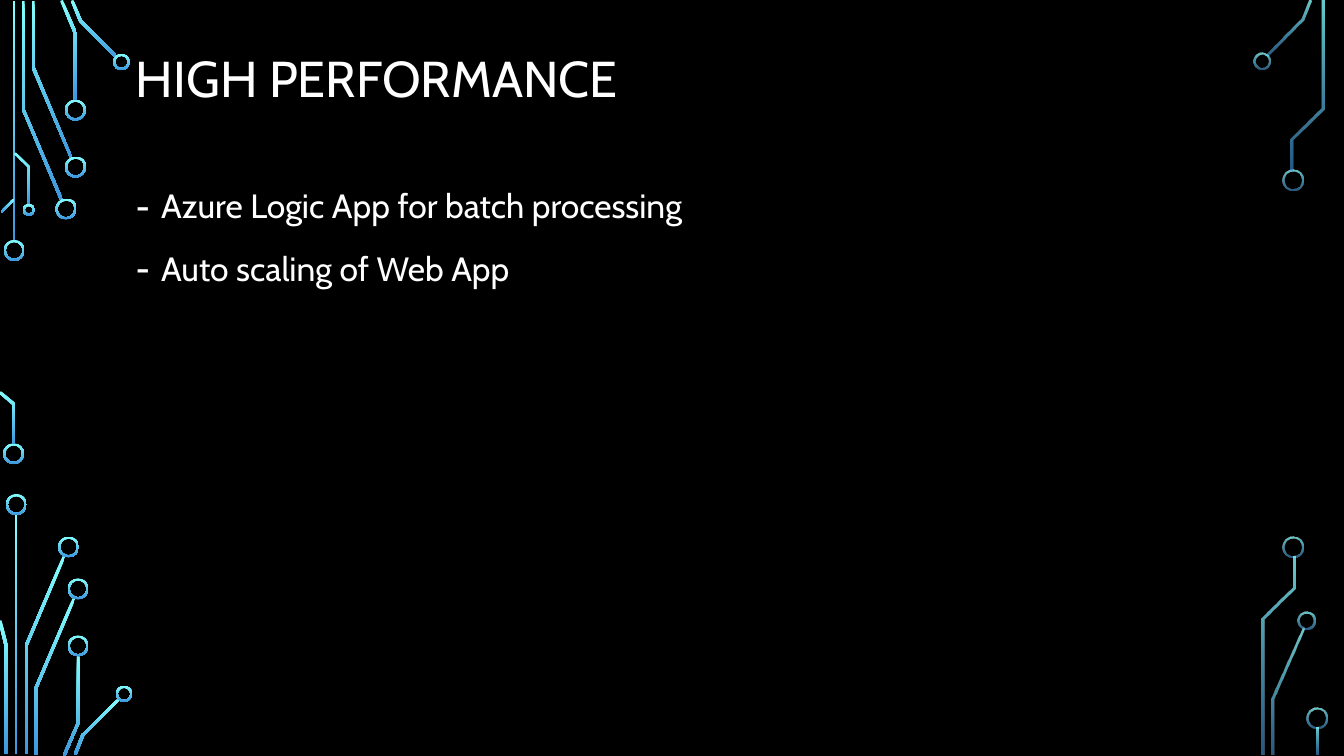
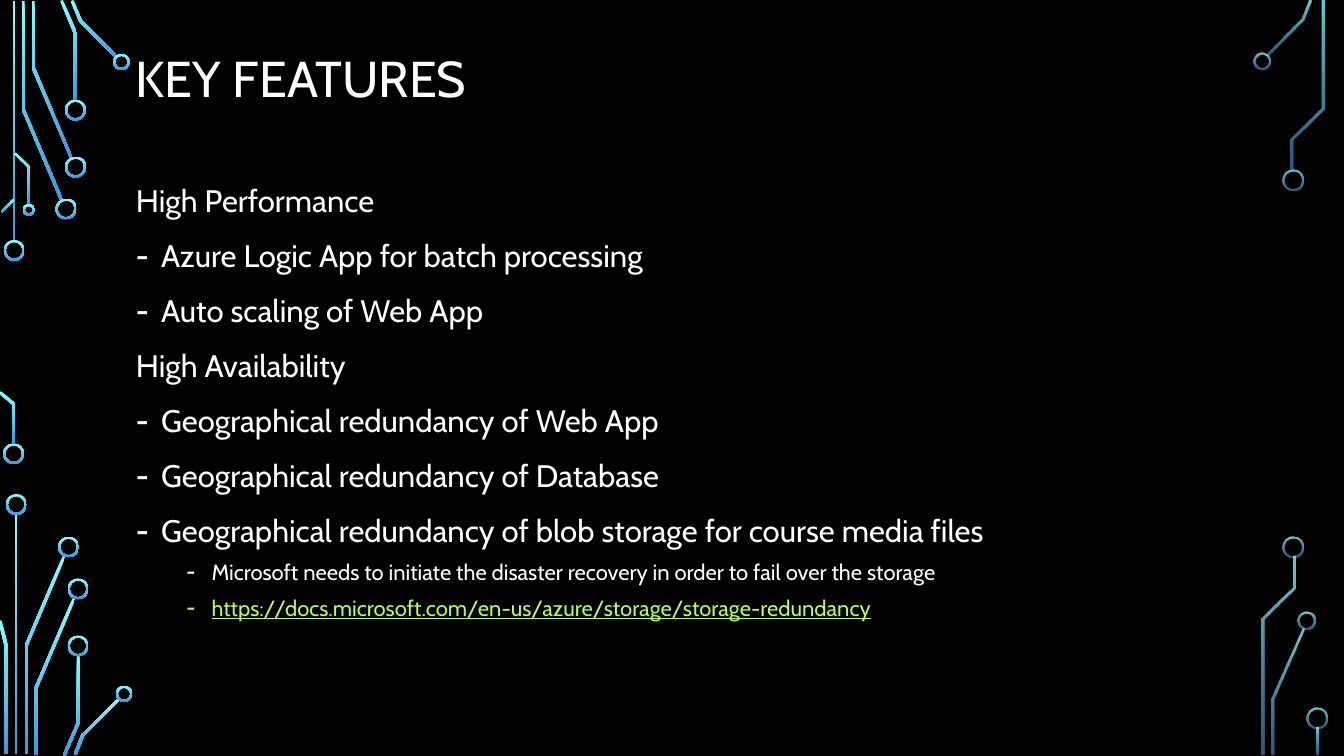
Before and after one commit to chenghao1983/c6c1d99d-502e-4a47-b8f5-35181e48b4fa_PT4, a slide deck: slide 4 of Doc/Active Learning on the Cloud - PT4.pptx (slide 6 before the commit). Drawn at 1344x756 pixels with LibreOffice and Linux fonts; fonts in the diff are those of the drawing; background and template pictures are left out. Boxes give left, top, right and bottom in pixels: in the first picture for what was removed or moved away, otherwise in the second. Text is boxed around its words. In the diff, an @@ line names an element or a change of style, - is before the commit and + after.

```diff
--- a/Doc/Active Learning on the Cloud - PT4.pptx
+++ b/Doc/Active Learning on the Cloud - PT4.pptx
@@ title at (136,61,467,98): text changed @@
-HIGH PERFORMANCE
+KEY FEATURES
@@ text at (136,188,375,219): paragraph added @@
+High Performance
@@ text at (161,243,643,329): size 24 to 22.2 pt in "Azure Logic App for batch processing", "Auto scaling of Web App"; line spacing 1.2 to 1.1 @@
@@ text at (136,353,984,622): paragraphs added @@
+High Availability
+– Geographical redundancy of Web App
+– Geographical redundancy of Database
+– Geographical redundancy of blob storage for course media files
+  – Microsoft needs to initiate the disaster recovery in order to fail over the storage
+  – https://docs.microsoft.com/en-us/azure/storage/storage-redundancy
```
Also in this commit, not shown: 4 other slides changed, 1 slide added, 5 slides removed.
